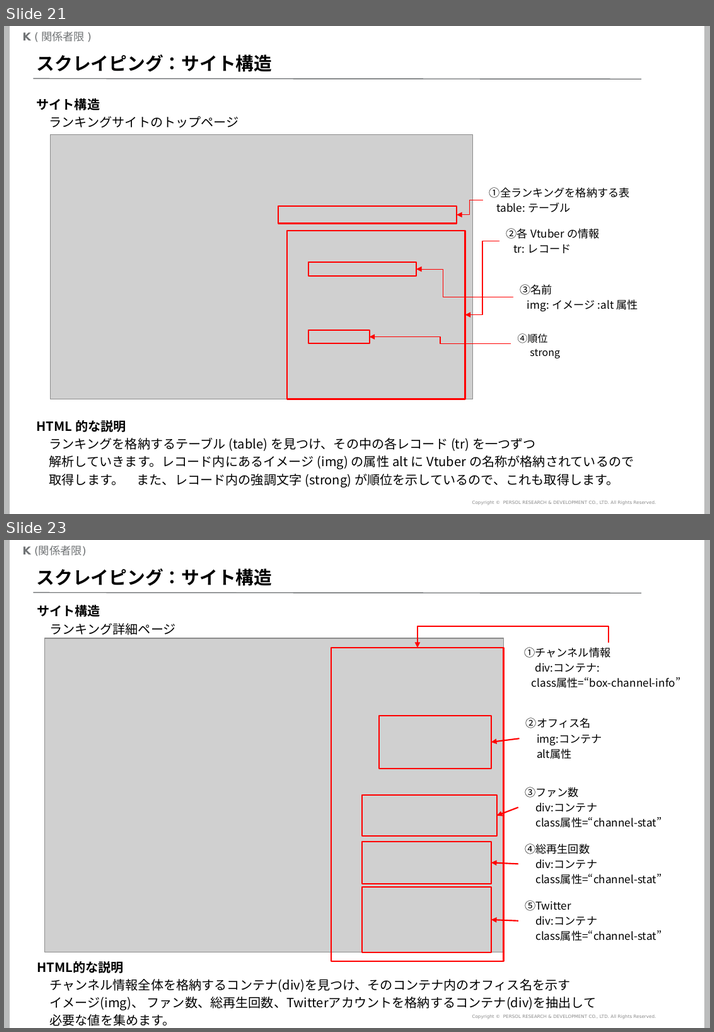
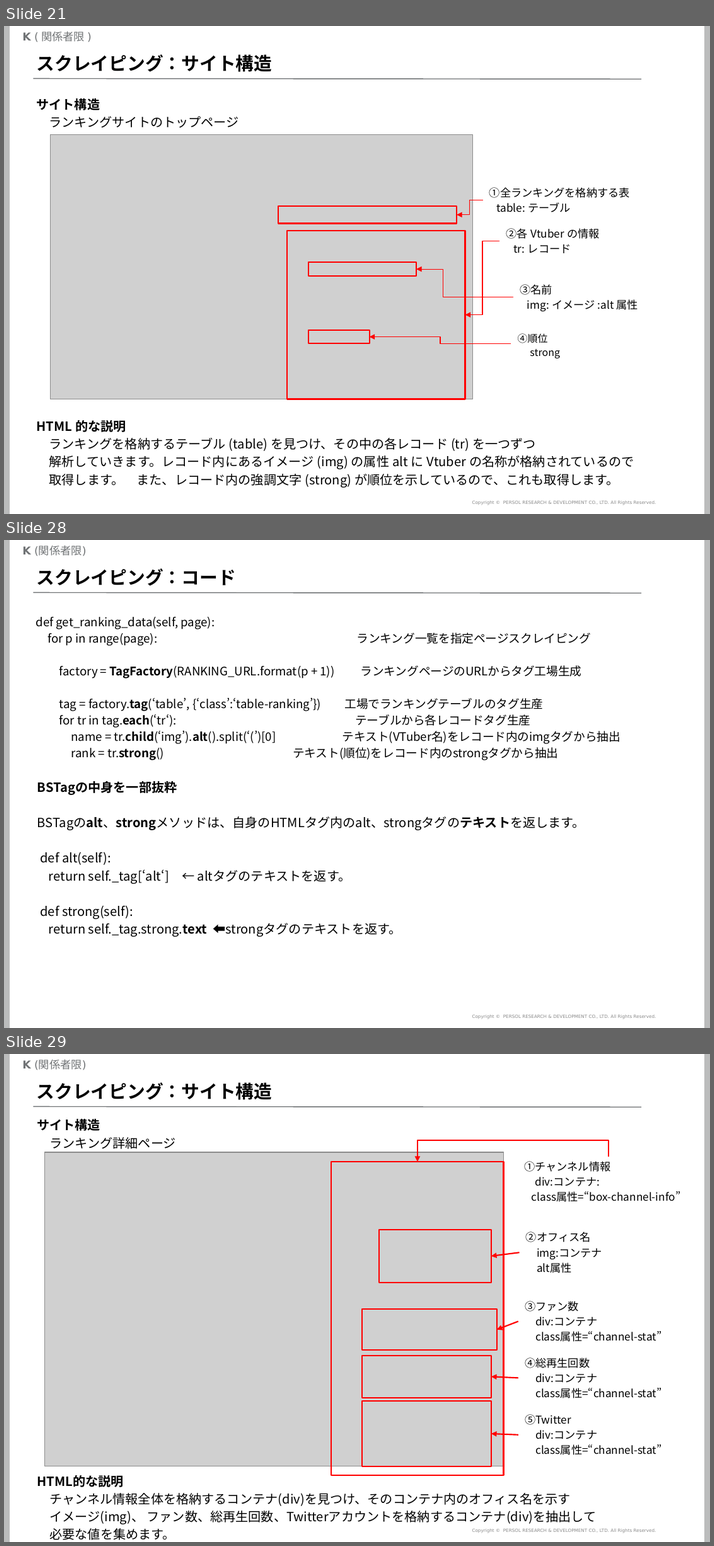
Before and after one commit to mogrodown/python_session, a slide deck: doc/python中級講座_2020.pptx. Shown one above the other, each under a label of ours: slides 21 and 23 before the commit, slides 21, 28 and 29 after it; the slides between them are not shown. The pictures are 714x1032 and 714x1546 pixels, drawn with LibreOffice and Linux fonts; fonts in the diff are those of the drawing; grey boxes stand for pictures; background and template pictures are left out. Boxes give left, top, right and bottom in pixels: in the first picture for what was removed or moved away, otherwise in the second. Text is boxed around its words. In the diff, an @@ line names an element or a change of style, - is before the commit and + after.

```diff
--- a/doc/python中級講座_2020.pptx
+++ b/doc/python中級講座_2020.pptx
@@ slide 28 added at (4, 540, 710, 1028), background #FFFFFF; not listed: 5 template elements that a slide beside it also shows @@
@@ title added at (37, 568, 236, 586), 20 pt, text #000000, bold @@
+スクレイピング：コード
@@ text added at (36, 617, 620, 760), 12.9 pt, text #000000 @@
+def get_ranking_data(self, page):
+for p in range(page): ランキング一覧を指定ページスクレイピング
+factory = TagFactory(RANKING_URL.format(p + 1)) ランキングページのURLからタグ工場生成
+tag = factory.tag(‘table’, {‘class’:‘table-ranking’}) 工場でランキングテーブルのタグ生産
+for tr in tag.each(‘tr‘): テーブルから各レコードタグ生産
+name = tr.child(‘img’).alt().split(‘(’)[0] テキスト(VTuber名)をレコード内のimgタグから抽出
+rank = tr.strong() テキスト(順位)をレコード内のstrongタグから抽出
@@ text added at (37, 781, 585, 937), 14 pt, text #000000 @@
+BSTagの中身を一部抜粋
+BSTagのalt、strongメソッドは、自身のHTMLタグ内のalt、strongタグのテキストを返します。
+def alt(self):
+return self._tag[‘alt‘] ← altタグのテキストを返す。
+def strong(self):
+return self._tag.strong.text ⬅strongタグのテキストを返す。
@@ what was slide 23 is now slide 29 @@
```
Also in this commit, not shown: 13 slides changed, 11 other slides added, 1 slide removed, 5 other files.
